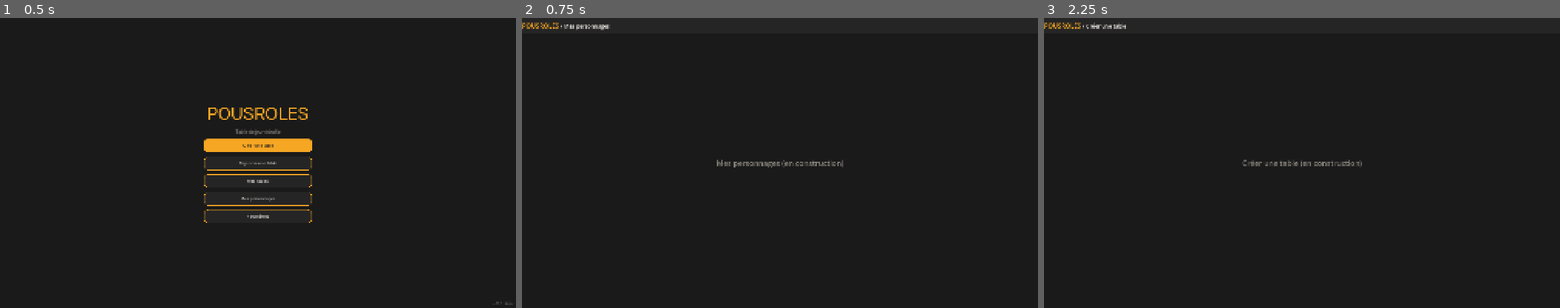
Above: before the commit, frames 1-3 (left to right).
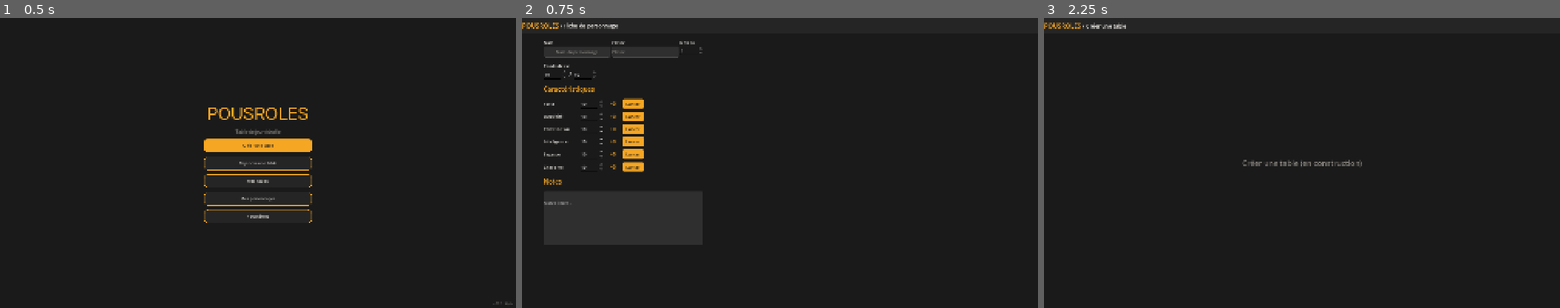
Above: after the commit, the same moments.

Repository: OznyRin/VTT
Game: Godot game, scene res://scenes/main_menu.tscn
The game is run twice, just before and just after one commit, with the same random seed, the same clock (stepped at 60 frames per second) and the same inputs.
Inputs:
- Up to frame 1 (0.5 s): no input
- Up to frame 2 (0.75 s): click "Mes personnages" at 0.5 s
- Up to frame 3 (2.25 s): click "POUSROLES" at 1.25 s; click "Créer une table" at 2 s

Frame 1 is identical in both runs. In frame 2, 2.3% of the frame differs, in the area x 0-63%, y 1-65%; in frame 3, nothing differs.

Commit message:
Fiche de personnage MVP avec stats, modificateurs et jets de dés

Diff:
--- /dev/null
+++ b/scenes/character_sheet.tscn
@@ -0,0 +1,227 @@
+[gd_scene format=3 uid="uid://c6xbgkmobojbr"]
+
+[ext_resource type="Script" uid="uid://bvhu7qcyl0v6a" path="res://scripts/character_sheet.gd" id="1_2ycnj"]
+
+[node name="CharacterSheet" type="Control" unique_id=1727388827]
+layout_mode = 3
+anchors_preset = 15
+anchor_right = 1.0
+anchor_bottom = 1.0
+grow_horizontal = 2
+grow_vertical = 2
+script = ExtResource("1_2ycnj")
+
+[node name="Background" type="ColorRect" parent="." unique_id=861440531]
+layout_mode = 1
+anchors_preset = 15
+anchor_right = 1.0
+anchor_bottom = 1.0
+grow_horizontal = 2
+grow_vertical = 2
+color = Color(0.101960786, 0.101960786, 0.101960786, 1)
+
+[node name="NavBar" type="PanelContainer" parent="." unique_id=572785352]
+custom_minimum_size = Vector2(0, 60)
+layout_mode = 1
+anchors_preset = 10
+anchor_right = 1.0
+grow_horizontal = 2
+
+[node name="HBoxContainer" type="HBoxContainer" parent="NavBar" unique_id=92050232]
+layout_mode = 2
+
+[node name="BtnHome" type="Button" parent="NavBar/HBoxContainer" unique_id=1033581845]
+layout_mode = 2
+text = "POUSROLES"
+
+[node name="NavTitle" type="Label" parent="NavBar/HBoxContainer" unique_id=1873707058]
+layout_mode = 2
+text = "/ Fiche de personnage"
+
+[node name="Content" type="ScrollContainer" parent="." unique_id=1081223874]
+layout_mode = 1
+anchors_preset = 15
+anchor_right = 1.0
+anchor_bottom = 1.0
+offset_left = 80.0
+offset_top = 80.0
+grow_horizontal = 2
+grow_vertical = 2
+
+[node name="VBox" type="VBoxContainer" parent="Content" unique_id=314917482]
+layout_mode = 2
+theme_override_constants/separation = 20
+
+[node name="IdentityRow" type="HBoxContainer" parent="Content/VBox" unique_id=1212923352]
+layout_mode = 2
+
+[node name="NameGroup" type="VBoxContainer" parent="Content/VBox/IdentityRow" unique_id=870664158]
+layout_mode = 2
+
+[node name="NameLabel" type="Label" parent="Content/VBox/IdentityRow/NameGroup" unique_id=1467773548]
+layout_mode = 2
+text = "Nom"
+
+[node name="NameEdit" type="LineEdit" parent="Content/VBox/IdentityRow/NameGroup" unique_id=622009163]
+layout_mode = 2
+placeholder_text = "Nom du personnage"
+alignment = 1
+expand_to_text_length = true
+
+[node name="ClassGroup" type="VBoxContainer" parent="Content/VBox/IdentityRow" unique_id=1836426431]
+layout_mode = 2
+
+[node name="ClassLabel" type="Label" parent="Content/VBox/IdentityRow/ClassGroup" unique_id=1442028479]
+layout_mode = 2
+text = "Classe"
+
+[node name="ClassEdit" type="LineEdit" parent="Content/VBox/IdentityRow/ClassGroup" unique_id=447087373]
+layout_mode = 2
+placeholder_text = "Classe"
+expand_to_text_length = true
+
+[node name="LevelGroup" type="VBoxContainer" parent="Content/VBox/IdentityRow" unique_id=1825950792]
+layout_mode = 2
+
+[node name="LevelLabel" type="Label" parent="Content/VBox/IdentityRow/LevelGroup" unique_id=1682957504]
+layout_mode = 2
+text = "Niveau"
+
+[node name="LevelSpin" type="SpinBox" parent="Content/VBox/IdentityRow/LevelGroup" unique_id=1570918110]
+layout_mode = 2
+
+[node name="HPRow" type="HBoxContainer" parent="Content/VBox" unique_id=740543931]
+layout_mode = 2
+theme_override_constants/separation = 20
+
+[node name="HPGroup" type="VBoxContainer" parent="Content/VBox/HPRow" unique_id=774667719]
+layout_mode = 2
+
+[node name="HPLabel" type="Label" parent="Content/VBox/HPRow/HPGroup" unique_id=1316308927]
+layout_mode = 2
+text = "Points de vie"
+
+[node name="HPInputs" type="HBoxContainer" parent="Content/VBox/HPRow/HPGroup" unique_id=286820805]
+layout_mode = 2
+theme_override_constants/separation = 8
+
+[node name="HPCurrent" type="SpinBox" parent="Content/VBox/HPRow/HPGroup/HPInputs" unique_id=375778278]
+layout_mode = 2
+
+[node name="HPSeparator" type="Label" parent="Content/VBox/HPRow/HPGroup/HPInputs" unique_id=1916155014]
+layout_mode = 2
+text = "/"
+
+[node name="HPMax" type="SpinBox" parent="Content/VBox/HPRow/HPGroup/HPInputs" unique_id=1557665628]
+layout_mode = 2
+
+[node name="StatsTitle" type="Label" parent="Content/VBox" unique_id=1926058055]
+layout_mode = 2
+text = "Caractéristiques"
+
+[node name="StatsGrid" type="GridContainer" parent="Content/VBox" unique_id=1387297693]
+layout_mode = 2
+theme_override_constants/h_separation = 16
+theme_override_constants/v_separation = 12
+columns = 4
+
+[node name="LabelFor" type="Label" parent="Content/VBox/StatsGrid" unique_id=667789267]
+layout_mode = 2
+text = "Force"
+
+[node name="StatFor" type="SpinBox" parent="Content/VBox/StatsGrid" unique_id=2092296276]
+layout_mode = 2
+
+[node name="ModFor" type="Label" parent="Content/VBox/StatsGrid" unique_id=249813148]
+layout_mode = 2
+text = "+0"
+
+[node name="RollFor" type="Button" parent="Content/VBox/StatsGrid" unique_id=1430998301]
+layout_mode = 2
+text = "Lancer"
+
+[node name="LabelDex" type="Label" parent="Content/VBox/StatsGrid" unique_id=328843142]
+layout_mode = 2
+text = "Dextérité"
+
+[node name="StatDex" type="SpinBox" parent="Content/VBox/StatsGrid" unique_id=1093551251]
+layout_mode = 2
+
+[node name="ModDex" type="Label" parent="Content/VBox/StatsGrid" unique_id=192961789]
+layout_mode = 2
+text = "+0"
+
+[node name="RollDex" type="Button" parent="Content/VBox/StatsGrid" unique_id=718009156]
+layout_mode = 2
+text = "Lancer"
+
+[node name="LabelCon" type="Label" parent="Content/VBox/StatsGrid" unique_id=1837952869]
+layout_mode = 2
+text = "Constitution"
+
+[node name="StatCon" type="SpinBox" parent="Content/VBox/StatsGrid" unique_id=484880568]
+layout_mode = 2
+
+[node name="ModCon" type="Label" parent="Content/VBox/StatsGrid" unique_id=559496355]
+layout_mode = 2
+text = "+0"
+
+[node name="RollCon" type="Button" parent="Content/VBox/StatsGrid" unique_id=843019993]
+layout_mode = 2
+text = "Lancer"
+
+[node name="LabelInt" type="Label" parent="Content/VBox/StatsGrid" unique_id=413520500]
+layout_mode = 2
+text = "Intelligence"
+
+[node name="StatInt" type="SpinBox" parent="Content/VBox/StatsGrid" unique_id=1955345807]
+layout_mode = 2
+
+[node name="ModInt" type="Label" parent="Content/VBox/StatsGrid" unique_id=1300086543]
+layout_mode = 2
+text = "+0"
+
+[node name="RollInt" type="Button" parent="Content/VBox/StatsGrid" unique_id=1386087781]
+layout_mode = 2
+text = "Lancer"
+
+[node name="LabelSag" type="Label" parent="Content/VBox/StatsGrid" unique_id=488751321]
+layout_mode = 2
+text = "Sagesse"
+
+[node name="StatSag" type="SpinBox" parent="Content/VBox/StatsGrid" unique_id=280211891]
+layout_mode = 2
+
+[node name="ModSag" type="Label" parent="Content/VBox/StatsGrid" unique_id=1556880148]
+layout_mode = 2
+text = "+0"
+
+[node name="RollSag" type="Button" parent="Content/VBox/StatsGrid" unique_id=1841528536]
+layout_mode = 2
+text = "Lancer"
+
+[node name="LabelCha" type="Label" parent="Content/VBox/StatsGrid" unique_id=1855462251]
+layout_mode = 2
+text = "Charisme"
+
+[node name="StatCha" type="SpinBox" parent="Content/VBox/StatsGrid" unique_id=1209269124]
+layout_mode = 2
+
+[node name="ModCha" type="Label" parent="Content/VBox/StatsGrid" unique_id=1430837313]
+layout_mode = 2
+text = "+0"
+
+[node name="RollCha" type="Button" parent="Content/VBox/StatsGrid" unique_id=1126832665]
+layout_mode = 2
+text = "Lancer"
+
+[node name="NotesLabel" type="Label" parent="Content/VBox" unique_id=796500029]
+layout_mode = 2
+theme_override_constants/line_spacing = 6
+text = "Notes"
+
+[node name="NotesEdit" type="TextEdit" parent="Content/VBox" unique_id=368896033]
+custom_minimum_size = Vector2(100, 200)
+layout_mode = 2
+placeholder_text = "
+Notes libres ..."
--- a/scenes/my_characters.tscn
+++ /dev/null
@@ -1,55 +0,0 @@
-[gd_scene format=3 uid="uid://cnvyb34dkhmuj"]
-
-[ext_resource type="Script" uid="uid://yydjgkhyehox" path="res://scripts/my_characters.gd" id="1_kl54f"]
-
-[node name="MyCharacters" type="Control" unique_id=1246439056]
-layout_mode = 3
-anchors_preset = 15
-anchor_right = 1.0
-anchor_bottom = 1.0
-grow_horizontal = 2
-grow_vertical = 2
-script = ExtResource("1_kl54f")
-
-[node name="ColorRect" type="ColorRect" parent="." unique_id=1414023373]
-layout_mode = 1
-anchors_preset = 15
-anchor_right = 1.0
-anchor_bottom = 1.0
-grow_horizontal = 2
-grow_vertical = 2
-color = Color(0.101960786, 0.101960786, 0.101960786, 1)
-
-[node name="NavBar" type="PanelContainer" parent="." unique_id=824330101]
-custom_minimum_size = Vector2(0, 60)
-layout_mode = 1
-anchors_preset = 10
-anchor_right = 1.0
-grow_horizontal = 2
-
-[node name="HBoxContainer" type="HBoxContainer" parent="NavBar" unique_id=97970883]
-layout_mode = 2
-
-[node name="BtnHome" type="Button" parent="NavBar/HBoxContainer" unique_id=229950440]
-layout_mode = 2
-text = "POUSROLES"
-
-[node name="NavTitle" type="Label" parent="NavBar/HBoxContainer" unique_id=754061065]
-layout_mode = 2
-text = "/ Mes personnages"
-
-[node name="PageTitle" type="Label" parent="." unique_id=960241090]
-layout_mode = 1
-anchors_preset = 8
-anchor_left = 0.5
-anchor_top = 0.5
-anchor_right = 0.5
-anchor_bottom = 0.5
-offset_left = -128.0
-offset_top = -11.5
-offset_right = 128.0
-offset_bottom = 11.5
-grow_horizontal = 2
-grow_vertical = 2
-theme_override_colors/font_color = Color(0.9411765, 0.92941177, 0.9098039, 1)
-text = "Mes personnages (en construction)"
--- /dev/null
+++ b/scripts/character_sheet.gd
@@ -0,0 +1,151 @@
+extends Control
+
+var stat_names := ["For", "Dex", "Con", "Int", "Sag", "Cha"]
+
+func _ready():
+	# NavBar
+	var nav_style = StyleBoxFlat.new()
+	nav_style.bg_color = Color("#252525")
+	nav_style.border_color = Color("#3A3A3A")
+	nav_style.border_width_bottom = 1
+	$NavBar.add_theme_stylebox_override("panel", nav_style)
+
+	var home_style = StyleBoxEmpty.new()
+	$NavBar/HBoxContainer/BtnHome.add_theme_stylebox_override("normal", home_style)
+	$NavBar/HBoxContainer/BtnHome.add_theme_stylebox_override("hover", home_style)
+	$NavBar/HBoxContainer/BtnHome.add_theme_stylebox_override("pressed", home_style)
+	$NavBar/HBoxContainer/BtnHome.add_theme_color_override("font_color", Color("#F5A623"))
+	$NavBar/HBoxContainer/BtnHome.add_theme_color_override("font_hover_color", Color("#E8932A"))
+	$NavBar/HBoxContainer/BtnHome.add_theme_font_size_override("font_size", 24)
+
+	$NavBar/HBoxContainer/NavTitle.add_theme_color_override("font_color", Color("#F0EDE8"))
+	$NavBar/HBoxContainer/NavTitle.add_theme_font_size_override("font_size", 20)
+
+	# Style des labels
+	for node in get_all_children(self):
+		if node is Label:
+			node.add_theme_color_override("font_color", Color("#F0EDE8"))
+
+	# Style du titre Stats
+	$Content/VBox/StatsTitle.add_theme_font_size_override("font_size", 24)
+	$Content/VBox/StatsTitle.add_theme_color_override("font_color", Color("#F5A623"))
+
+	# Style Notes label
+	$Content/VBox/NotesLabel.add_theme_font_size_override("font_size", 24)
+	$Content/VBox/NotesLabel.add_theme_color_override("font_color", Color("#F5A623"))
+
+	# Style des LineEdit
+	var edit_style = StyleBoxFlat.new()
+	edit_style.bg_color = Color("#2F2F2F")
+	edit_style.border_color = Color("#4A4A4A")
+	edit_style.border_width_bottom = 1
+	edit_style.corner_radius_top_left = 6
+	edit_style.corner_radius_top_right = 6
+	edit_style.corner_radius_bottom_left = 6
+	edit_style.corner_radius_bottom_right = 6
+
+	for edit in [
+		$Content/VBox/IdentityRow/NameGroup/NameEdit,
+		$Content/VBox/IdentityRow/ClassGroup/ClassEdit
+	]:
+		edit.add_theme_stylebox_override("normal", edit_style)
+		edit.add_theme_color_override("font_color", Color("#F0EDE8"))
+		edit.add_theme_color_override("font_placeholder_color", Color("#8A8680"))
+		edit.custom_minimum_size = Vector2(250, 40)
+
+	# Style du TextEdit (Notes)
+	var notes_style = StyleBoxFlat.new()
+	notes_style.bg_color = Color("#2F2F2F")
+	notes_style.border_color = Color("#4A4A4A")
+	notes_style.border_width_bottom = 1
+	notes_style.corner_radius_top_left = 6
+	notes_style.corner_radius_top_right = 6
+	notes_style.corner_radius_bottom_left = 6
+	notes_style.corner_radius_bottom_right = 6
+	$Content/VBox/NotesEdit.add_theme_stylebox_override("normal", notes_style)
+	$Content/VBox/NotesEdit.add_theme_color_override("font_color", Color("#F0EDE8"))
+
+	# Style des boutons Lancer
+	var roll_style = StyleBoxFlat.new()
+	roll_style.bg_color = Color("#F5A623")
+	roll_style.corner_radius_top_left = 6
+	roll_style.corner_radius_top_right = 6
+	roll_style.corner_radius_bottom_left = 6
+	roll_style.corner_radius_bottom_right = 6
+	var roll_hover = roll_style.duplicate()
+	roll_hover.bg_color = Color("#E8932A")
+
+	# Style des modificateurs
+	for stat in stat_names:
+		var roll_btn = $Content/VBox/StatsGrid.get_node("Roll" + stat)
+		roll_btn.add_theme_stylebox_override("normal", roll_style)
+		roll_btn.add_theme_stylebox_override("hover", roll_hover)
+		roll_btn.add_theme_stylebox_override("pressed", roll_hover)
+		roll_btn.add_theme_color_override("font_color", Color("#1A1A1A"))
+		roll_btn.add_theme_color_override("font_hover_color", Color("#1A1A1A"))
+		roll_btn.custom_minimum_size = Vector2(80, 35)
+		roll_btn.pressed.connect(_on_roll_stat.bind(stat))
+
+		var mod_label = $Content/VBox/StatsGrid.get_node("Mod" + stat)
+		mod_label.add_theme_color_override("font_color", Color("#F5A623"))
+		mod_label.add_theme_font_size_override("font_size", 18)
+		mod_label.custom_minimum_size = Vector2(40, 0)
+		mod_label.horizontal_alignment = HORIZONTAL_ALIGNMENT_CENTER
+
+		var stat_spin = $Content/VBox/StatsGrid.get_node("Stat" + stat)
+		stat_spin.min_value = 1
+		stat_spin.max_value = 30
+		stat_spin.value = 10
+		stat_spin.value_changed.connect(_on_stat_changed.bind(stat))
+
+		var stat_label = $Content/VBox/StatsGrid.get_node("Label" + stat)
+		stat_label.custom_minimum_size = Vector2(120, 0)
+
+	# PV
+	$Content/VBox/HPRow/HPGroup/HPInputs/HPCurrent.min_value = 0
+	$Content/VBox/HPRow/HPGroup/HPInputs/HPCurrent.max_value = 999
+	$Content/VBox/HPRow/HPGroup/HPInputs/HPCurrent.value = 10
+	$Content/VBox/HPRow/HPGroup/HPInputs/HPMax.min_value = 1
+	$Content/VBox/HPRow/HPGroup/HPInputs/HPMax.max_value = 999
+	$Content/VBox/HPRow/HPGroup/HPInputs/HPMax.value = 10
+	$Content/VBox/HPRow/HPGroup/HPInputs/HPSeparator.add_theme_font_size_override("font_size", 24)
+
+	# Niveau
+	$Content/VBox/IdentityRow/LevelGroup/LevelSpin.min_value = 1
+	$Content/VBox/IdentityRow/LevelGroup/LevelSpin.max_value = 20
+	$Content/VBox/IdentityRow/LevelGroup/LevelSpin.value = 1
+
+	# Navigation
+	$NavBar/HBoxContainer/BtnHome.pressed.connect(_on_home_pressed)
+
+	# Initialiser les modificateurs
+	for stat in stat_names:
+		_update_modifier(stat, 10)
+
+func _on_home_pressed():
+	get_tree().change_scene_to_file("res://scenes/main_menu.tscn")
+
+func _on_stat_changed(value, stat):
+	_update_modifier(stat, value)
+
+func _update_modifier(stat, value):
+	var mod = int(floor((value - 10) / 2.0))
+	var mod_text = "+" + str(mod) if mod >= 0 else str(mod)
+	$Content/VBox/StatsGrid.get_node("Mod" + stat).text = mod_text
+
+func _on_roll_stat(stat):
+	var stat_spin = $Content/VBox/StatsGrid.get_node("Stat" + stat)
+	var mod = int(floor((stat_spin.value - 10) / 2.0))
+	var roll = randi_range(1, 20)
+	var total = roll + mod
+	var mod_text = "+" + str(mod) if mod >= 0 else str(mod)
+
+	var result_text = stat + " : 1d20(" + str(roll) + ") " + mod_text + " = " + str(total)
+	print(result_text)
+
+func get_all_children(node):
+	var children = []
+	for child in node.get_children():
+		children.append(child)
+		children.append_array(get_all_children(child))
+	return children
--- a/scripts/main_menu.gd
+++ b/scripts/main_menu.gd
@@ -56,7 +56,7 @@
 	get_tree().change_scene_to_file("res://scenes/join_table.tscn")
 
 func _on_characters_pressed():
-	get_tree().change_scene_to_file("res://scenes/my_characters.tscn")
+	get_tree().change_scene_to_file("res://scenes/character_sheet.tscn")
 
 func _on_settings_pressed():
 	get_tree().change_scene_to_file("res://scenes/settings.tscn")
--- a/scripts/my_characters.gd
+++ /dev/null
@@ -1,25 +0,0 @@
-extends Control
-
-func _ready():
-	var nav_style = StyleBoxFlat.new()
-	nav_style.bg_color = Color("#252525")
-	$NavBar.add_theme_stylebox_override("panel", nav_style)
-
-	var home_style = StyleBoxEmpty.new()
-	$NavBar/HBoxContainer/BtnHome.add_theme_stylebox_override("normal", home_style)
-	$NavBar/HBoxContainer/BtnHome.add_theme_stylebox_override("hover", home_style)
-	$NavBar/HBoxContainer/BtnHome.add_theme_stylebox_override("pressed", home_style)
-	$NavBar/HBoxContainer/BtnHome.add_theme_color_override("font_color", Color("#F5A623"))
-	$NavBar/HBoxContainer/BtnHome.add_theme_color_override("font_hover_color", Color("#E8932A"))
-	$NavBar/HBoxContainer/BtnHome.add_theme_font_size_override("font_size", 24)
-
-	$NavBar/HBoxContainer/NavTitle.add_theme_color_override("font_color", Color("#F0EDE8"))
-	$NavBar/HBoxContainer/NavTitle.add_theme_font_size_override("font_size", 20)
-
-	$PageTitle.add_theme_font_size_override("font_size", 28)
-	$PageTitle.add_theme_color_override("font_color", Color("#8A8680"))
-
-	$NavBar/HBoxContainer/BtnHome.pressed.connect(_on_home_pressed)
-
-func _on_home_pressed():
-	get_tree().change_scene_to_file("res://scenes/main_menu.tscn")
Not shown, added: scripts/character_sheet.gd.uid
Not shown, removed: scripts/my_characters.gd.uid
